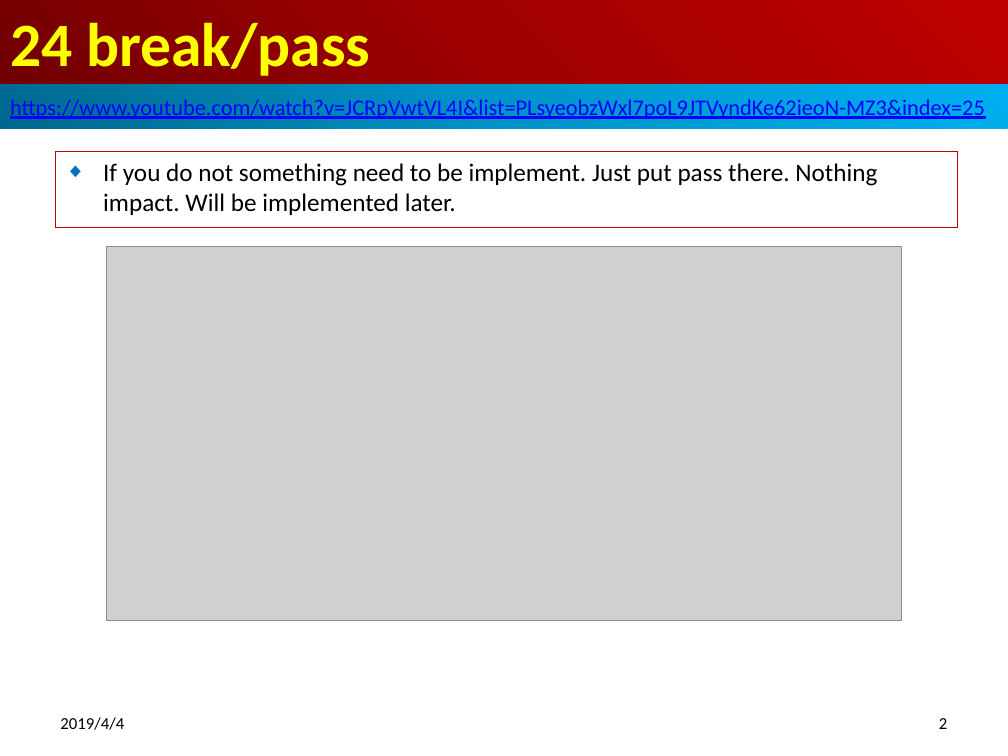
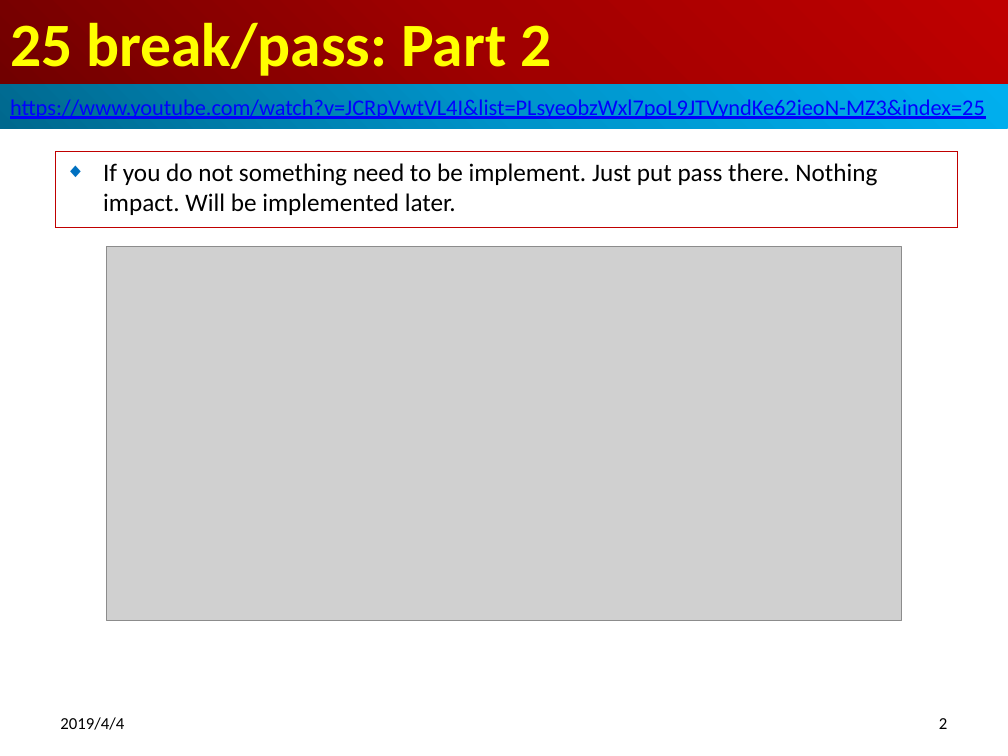
Before and after one commit to peterhchen/100-Python-Basic, a slide deck: slide 2 of 21-30/ch25_break_pass_p2/ch25_break_pass_p2.pptx. Drawn at 1008x756 pixels with LibreOffice and Linux fonts; fonts in the diff are those of the drawing; grey boxes stand for pictures. Boxes give left, top, right and bottom in pixels: in the first picture for what was removed or moved away, otherwise in the second. Text is boxed around its words. In the diff, an @@ line names an element or a change of style, - is before the commit and + after.

```diff
--- a/21-30/ch25_break_pass_p2/ch25_break_pass_p2.pptx
+++ b/21-30/ch25_break_pass_p2/ch25_break_pass_p2.pptx
@@ title at box(10, 22, 551, 76): text changed @@
-24 break/pass
+25 break/pass: Part 2
```
Also in this commit, not shown: 2 other files.
